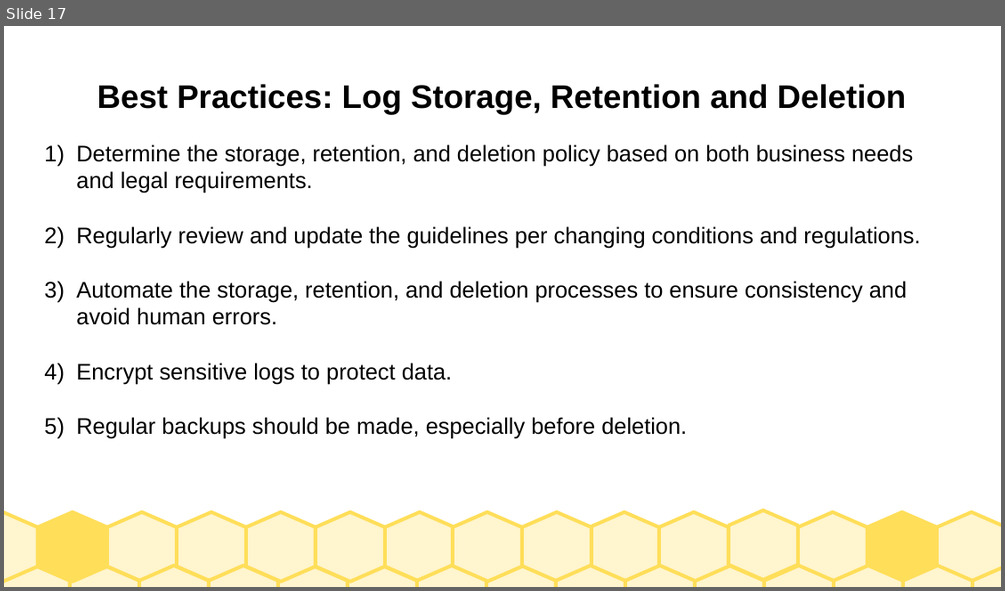
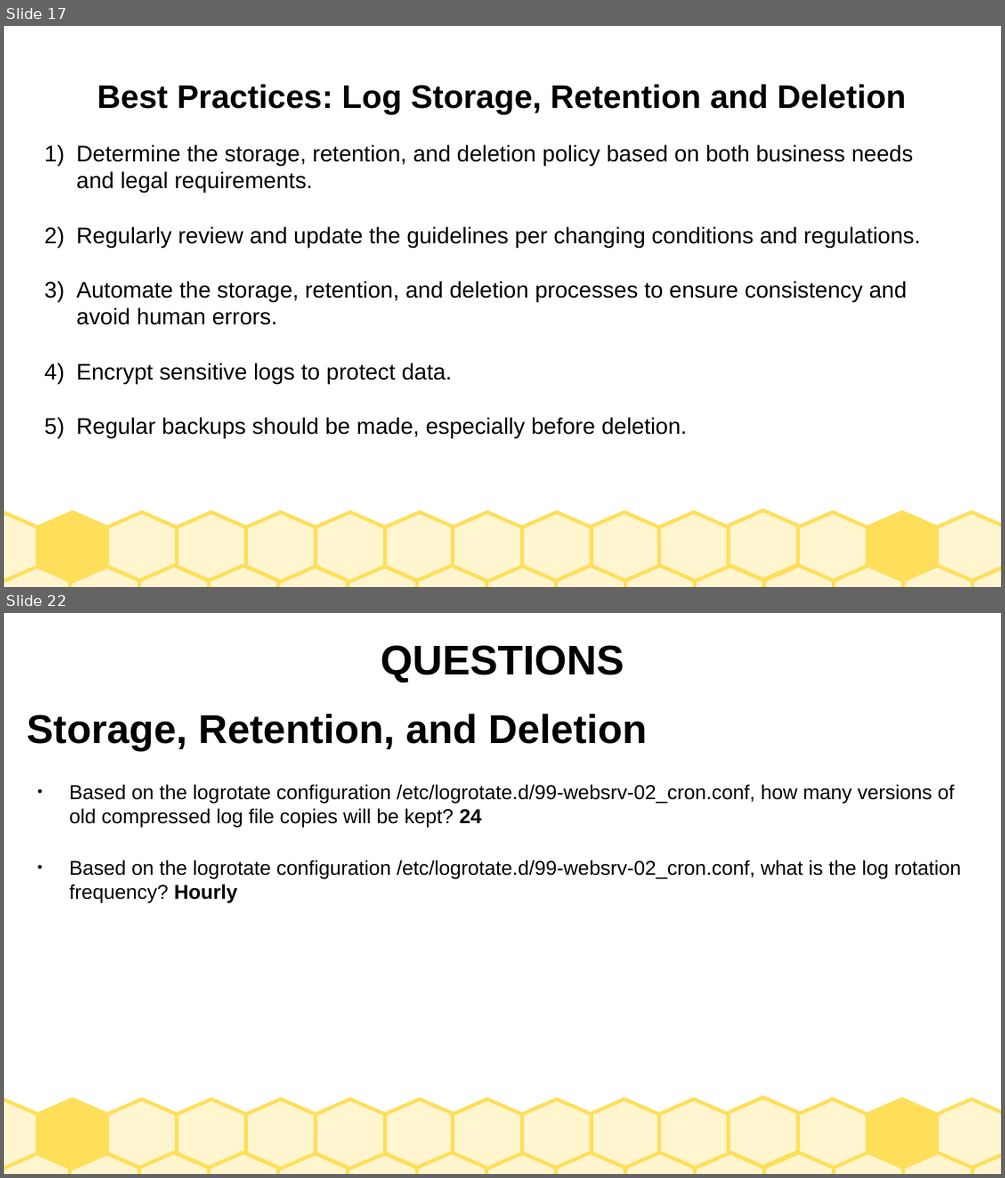
Before and after one commit to debrahnyatichi/TryHackMe, a slide deck: SOCLEVEL2/SOCLEVEL2.odp. Shown one above the other, each under a label of ours: slide 17 before the commit, slides 17 and 22 after it; the slides between them are not shown. The pictures are 1005x591 and 1005x1178 pixels, drawn with LibreOffice and Linux fonts; fonts in the diff are those of the drawing. Boxes give left, top, right and bottom in pixels: in the first picture for what was removed or moved away, otherwise in the second. Text is boxed around its words. In the diff, an @@ line names an element or a change of style, - is before the commit and + after.

```diff
--- a/SOCLEVEL2/SOCLEVEL2.odp
+++ b/SOCLEVEL2/SOCLEVEL2.odp
@@ slide 22 added at bbox=[4, 613, 1001, 1174], background #FFFFFF; not listed: 30 template elements that a slide beside it also shows @@
@@ title added at bbox=[380, 645, 624, 682], 33 pt, text #000000, bold @@
+QUESTIONS
@@ text added at bbox=[26, 714, 961, 903], 16 pt, text #000000 @@
+Storage, Retention, and Deletion
+● Based on the logrotate configuration /etc/logrotate.d/99-websrv-02_cron.conf, how many versions of old compressed log file copies will be kept? 24
+● Based on the logrotate configuration /etc/logrotate.d/99-websrv-02_cron.conf, what is the log rotation frequency? Hourly
```
Also in this commit, not shown: 1 slide changed, 5 other slides added, 1 slide removed, 2 other files.
